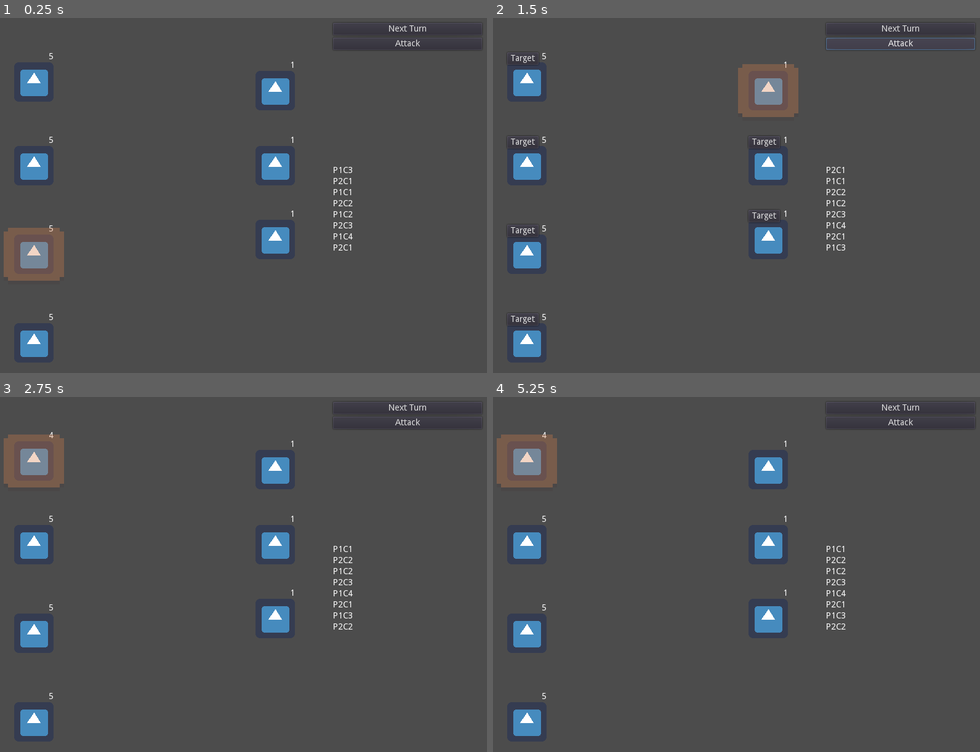
Above: before the commit, frames 1-4 (two rows, left to right).
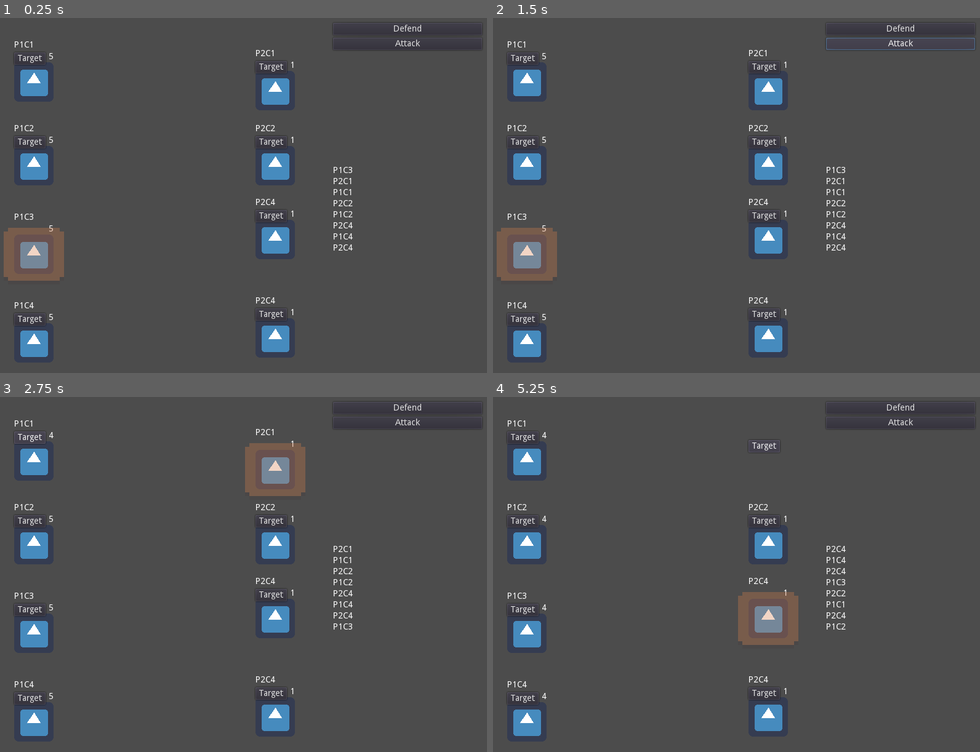
Above: after the commit, the same moments.

Repository: SiTOTG/Magic-Wars
Game: Godot game, scene res://Main.tscn
Two runs of this game, one before a commit and one after it. Both use one fixed random seed, a clock stepped at 60 frames per second and the inputs below. The engine's default icon, where the game draws it, is replaced by a stand-in: a white triangle on a blue panel in a dark square.
Inputs (mouse positions are in pixels of both pictures, inside the frame that each line leads up to):
- Up to frame 1 (0.25 s): no input
- Up to frame 2 (1.5 s): click (902, 28) at 0.5 s, where only the run after the commit has a clickable "Defend"; click "Attack" at 1.25 s
- Up to frame 3 (2.75 s): click "Target" at 2 s
- Up to frame 4 (5.25 s): click (522, 521) at 2.75 s, where only the run after the commit has a clickable "Target"; click (522, 610) at 3.5 s, where only the run after the commit has a clickable "Target"; click (522, 698) at 4.25 s, where only the run after the commit has a clickable "Target"; click (765, 446) at 5 s, where only the run after the commit has a clickable "Target"

The runs differ from the first frame. In frame 1, 1.0% of the frame differs, in the area x 3-88%, y 1-95%; in frame 2, 4.5%; in frame 3, 4.7%; in frame 4, 5.2%, in the area x 0-88%, y 1-95%.

Commit message:
Add defend and FSM to the main

Diff:
--- a/Character/CharacterNode.gd
+++ b/Character/CharacterNode.gd
@@ -2,15 +2,21 @@
 extends Sprite
 
 export (Resource) var character = preload("res://Character/Dummy/Dummy.tres") as Character
+export (bool) var visible_name: bool = true setget set_name_visibility
 
 onready var animation_player = $AnimationPlayer
 onready var hp = character.max_hp setget set_hp
 onready var hp_label = $HP
+onready var name_label = $Name
 
 signal death
 
+var is_defending = false
+
 func _ready():
 	hp_label.text = str(hp)
+	name_label.visible = visible_name
+	name_label.text = character.characterName
 
 func set_hp(value):
 	hp = int(clamp(value, 0, character.max_hp))
@@ -21,4 +27,15 @@
 
 
 func attack(target: CharacterNode):
-	target.hp -= character.damage
+	target.do_damage(character.damage)
+
+func do_damage(damage: int):
+	if not is_defending:
+		self.hp -= damage
+
+func set_name_visibility(value):
+	visible_name = value
+	name_label.visible = value
+
+func start_turn():
+	is_defending = false
--- a/Character/CharacterNode.tscn
+++ b/Character/CharacterNode.tscn
@@ -26,3 +26,11 @@
 
 [node name="Top" type="Node2D" parent="."]
 position = Vector2( -32, -48 )
+
+[node name="Name" type="Label" parent="."]
+margin_left = -32.0
+margin_top = -67.0
+margin_right = 32.0
+margin_bottom = -53.0
+text = "Name"
+clip_text = true
--- a/Main.gd
+++ b/Main.gd
@@ -5,18 +5,57 @@
 # var a = 2
 # var b = "text"
 onready var turn_order = $CanvasLayer/TurnOrder
+onready var defend_button = $CanvasLayer/MarginContainer/VBoxContainer/Defend
+
+enum Action{
+	Attack,
+	Defense,
+	Magic
+}
 
 var temp_buttons = []
+var status = Action.Attack setget set_status
 
 func _ready():
 	for character in get_tree().get_nodes_in_group("Characters"):
 		if character is CharacterNode:
 			character.connect("death", self, "_check_gameover_condition")
+	force_apply_status()
 
-func _on_NextTurn_pressed():
-	next_turn()
+func set_status(value):
+	var old_status = status
+	status = value
+	if status != old_status:
+		match old_status:
+			Action.Attack:
+				clear_temp_buttons()
+			Action.Defense:
+				defend_button.text = "Defend"
+
+		force_apply_status()
+
+func force_apply_status():
+	match status:
+		Action.Defense:
+			defend_button.text = "Confirm Defend"
+		Action.Attack:
+			attack_status()
+
+func defend_status():
+	status = Action.Defense
+	defend_button.text = "Confirm Defend"
+
+func _on_Defend_pressed():
+	if status == Action.Defense:
+		turn_order.current_turn.is_defending = true
+		next_turn()
+		return
+	self.status = Action.Defense
 
 func _on_Attack_pressed():
+	self.status = Action.Attack
+
+func attack_status():
 	for character in get_tree().get_nodes_in_group("Characters"):
 		if character is CharacterNode and character != turn_order.current_turn:
 			var button = Button.new()
@@ -28,11 +67,17 @@
 			button.connect("pressed", self, "next_turn")
 			temp_buttons.append(button)
 
-func next_turn():
+func clear_temp_buttons():
 	for button in temp_buttons:
 		button.queue_free()
 	temp_buttons.clear()
+
+func next_turn():
+	clear_temp_buttons()
 	turn_order.go_to_next_turn()
+	turn_order.current_turn.start_turn()
+	self.status = Action.Attack
+	force_apply_status()
 
 func _check_gameover_condition():
 	yield(get_tree(),"idle_frame")
--- a/Main.tscn
+++ b/Main.tscn
@@ -1,10 +1,22 @@
-[gd_scene load_steps=13 format=2]
+[gd_scene load_steps=17 format=2]
 
 [ext_resource path="res://Character/Dummy/CharacterNode1.tscn" type="PackedScene" id=1]
 [ext_resource path="res://Main.gd" type="Script" id=2]
 [ext_resource path="res://World/TurnOrder/TurnOrder.tscn" type="PackedScene" id=3]
 [ext_resource path="res://Character/Dummy/CharacterNode2.tscn" type="PackedScene" id=4]
 [ext_resource path="res://Character/Character.gd" type="Script" id=5]
+
+[sub_resource type="InputEventAction" id=10]
+action = "Defend"
+
+[sub_resource type="ShortCut" id=11]
+shortcut = SubResource( 10 )
+
+[sub_resource type="InputEventAction" id=8]
+action = "Attack"
+
+[sub_resource type="ShortCut" id=9]
+shortcut = SubResource( 8 )
 
 [sub_resource type="Resource" id=1]
 script = ExtResource( 5 )
@@ -52,7 +64,7 @@
 [sub_resource type="Resource" id=6]
 script = ExtResource( 5 )
 speed = 1
-characterName = "P2C3"
+characterName = "P2C4"
 max_hp = 1
 damage = 1
 
@@ -75,15 +87,21 @@
 margin_right = 242.0
 margin_bottom = 192.0
 
-[node name="NextTurn" type="Button" parent="CanvasLayer/MarginContainer/VBoxContainer"]
+[node name="Defend" type="Button" parent="CanvasLayer/MarginContainer/VBoxContainer"]
 margin_right = 242.0
 margin_bottom = 20.0
-text = "Next Turn"
+hint_tooltip = "Press D to defend"
+shortcut_in_tooltip = false
+shortcut = SubResource( 11 )
+text = "Defend"
 
 [node name="Attack" type="Button" parent="CanvasLayer/MarginContainer/VBoxContainer"]
 margin_top = 24.0
 margin_right = 242.0
 margin_bottom = 44.0
+hint_tooltip = "Press A to attack"
+shortcut_in_tooltip = false
+shortcut = SubResource( 9 )
 text = "Attack"
 
 [node name="CharacterNode1" parent="." groups=["P1 Characters"] instance=ExtResource( 1 )]
@@ -114,5 +132,9 @@
 position = Vector2( 448, 368 )
 character = SubResource( 6 )
 
-[connection signal="pressed" from="CanvasLayer/MarginContainer/VBoxContainer/NextTurn" to="." method="_on_NextTurn_pressed"]
+[node name="CharacterNode8" parent="." groups=["P2 Characters"] instance=ExtResource( 4 )]
+position = Vector2( 448, 528 )
+character = SubResource( 6 )
+
+[connection signal="pressed" from="CanvasLayer/MarginContainer/VBoxContainer/Defend" to="." method="_on_Defend_pressed"]
 [connection signal="pressed" from="CanvasLayer/MarginContainer/VBoxContainer/Attack" to="." method="_on_Attack_pressed"]
--- a/project.godot
+++ b/project.godot
@@ -62,6 +62,19 @@
 "svg/scale": 1.0
 }
 
+[input]
+
+Attack={
+"deadzone": 0.5,
+"events": [ Object(InputEventKey,"resource_local_to_scene":false,"resource_name":"","device":0,"alt":false,"shift":false,"control":false,"meta":false,"command":false,"pressed":false,"scancode":65,"physical_scancode":0,"unicode":0,"echo":false,"script":null)
+ ]
+}
+Defend={
+"deadzone": 0.5,
+"events": [ Object(InputEventKey,"resource_local_to_scene":false,"resource_name":"","device":0,"alt":false,"shift":false,"control":false,"meta":false,"command":false,"pressed":false,"scancode":68,"physical_scancode":0,"unicode":0,"echo":false,"script":null)
+ ]
+}
+
 [physics]
 
 common/enable_pause_aware_picking=true
